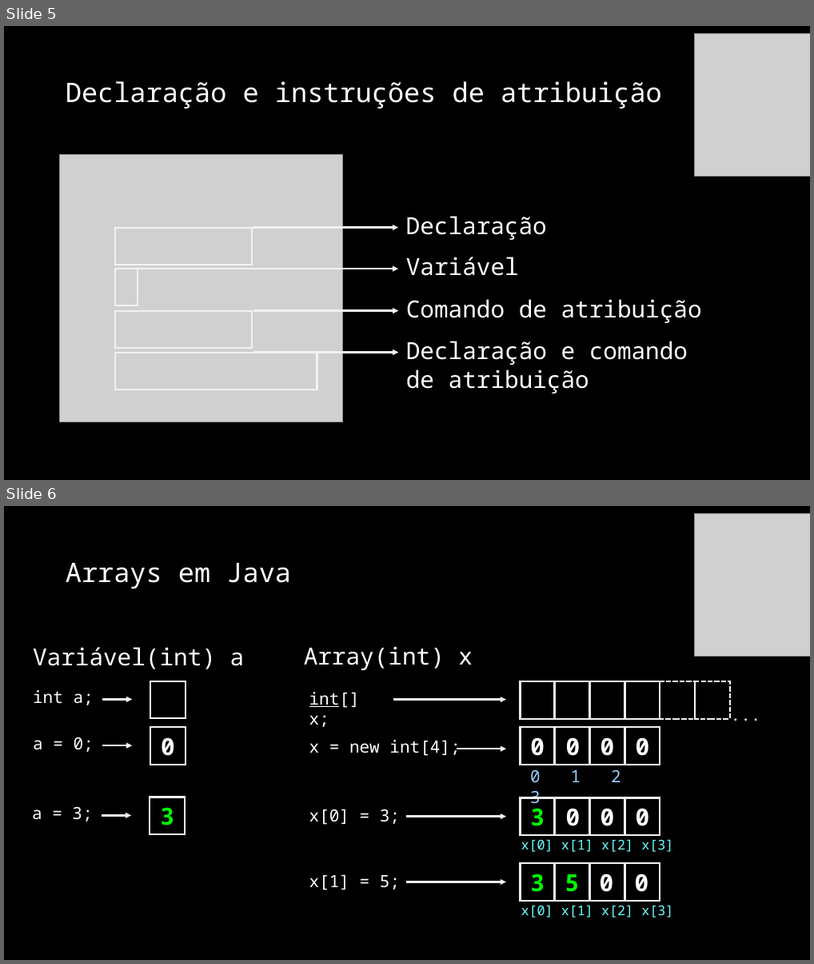
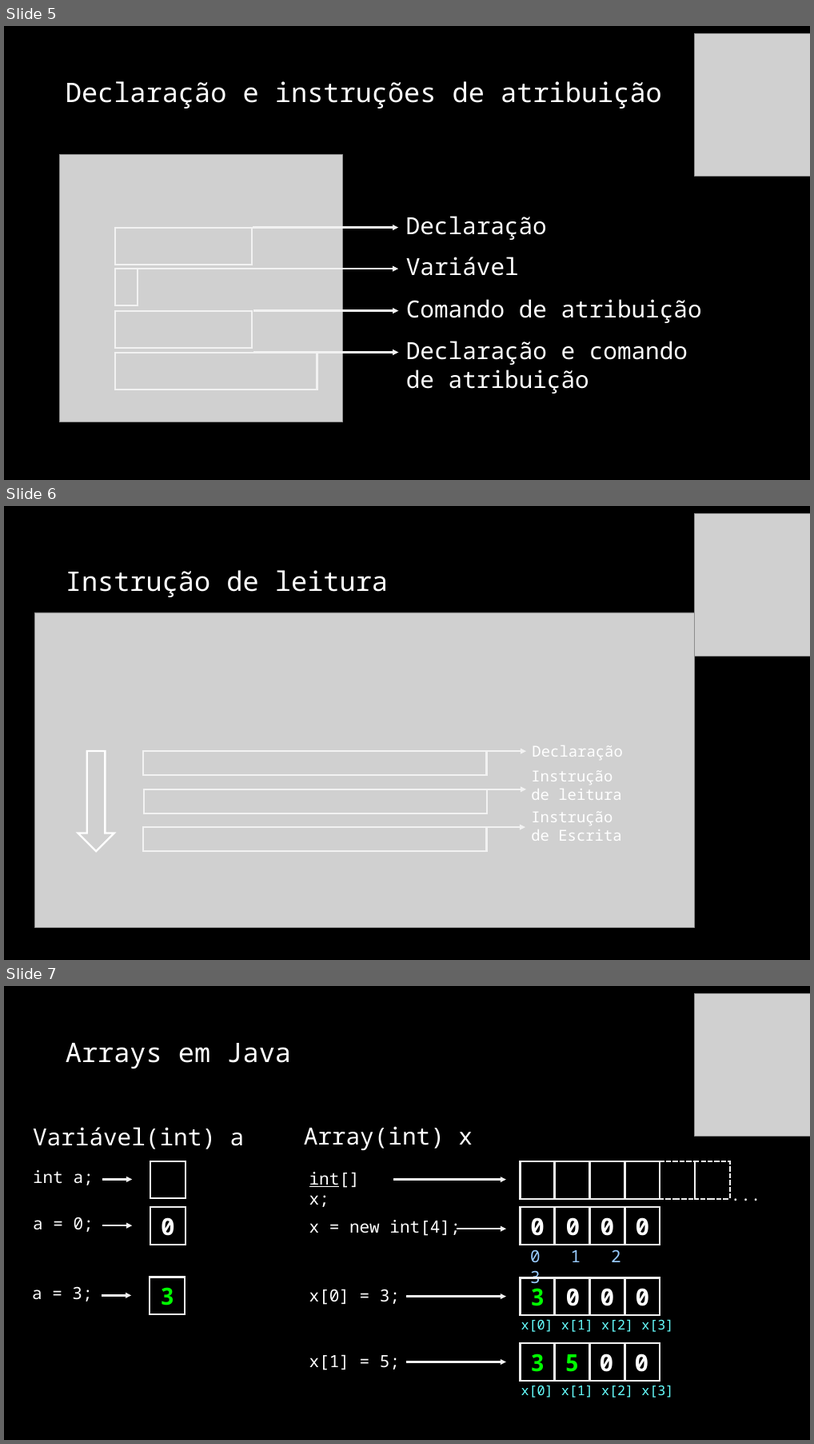
Before and after one commit to jrdutra/algoritmos, a slide deck: material_de_apoio/resumo_pratico.pptx. Shown one above the other, each under a label of ours: slides 5 and 6 before the commit, slides 5, 6 and 7 after it. The pictures are 814x964 and 814x1444 pixels, drawn with LibreOffice and Linux fonts; fonts in the diff are those of the drawing; grey boxes stand for pictures. Boxes give left, top, right and bottom in pixels: in the first picture for what was removed or moved away, otherwise in the second. Text is boxed around its words. In the diff, an @@ line names an element or a change of style, - is before the commit and + after.

```diff
--- a/material_de_apoio/resumo_pratico.pptx
+++ b/material_de_apoio/resumo_pratico.pptx
@@ slide 6 added at (4,506,810,960), background #000000 @@
@@ picture added at (695,513,810,656) @@
@@ title added at (66,570,388,597), 32 pt, text #FFFFFF @@
+Instrução de leitura
@@ picture added at (35,612,695,927) @@
@@ text added at (532,745,622,760), 18 pt, text #FFFFFF @@
+Declaração
@@ down arrow added at (78,751,114,851), outline #FFFFFF 2.25 pt @@
@@ rectangle added at (144,751,487,776), outline #F2F2F2 2 pt @@
@@ arrow added from (486, 751) to (526, 751), #F2F2F2 2.25 pt @@
@@ rectangle added at (144,789,487,813), outline #F2F2F2 2 pt @@
@@ arrow added from (486, 789) to (526, 789), #F2F2F2 2.25 pt @@
@@ text added at (531,771,622,800), 18 pt, text #FFFFFF @@
+Instrução
+de leitura
@@ text added at (531,812,622,840), 18 pt, text #FFFFFF @@
+Instrução
+de Escrita
@@ rectangle added at (144,827,487,851), outline #F2F2F2 2 pt @@
@@ arrow added from (486, 828) to (526, 828), #F2F2F2 2.25 pt @@
@@ what was slide 6 is now slide 7 @@
```
Also in this commit, not shown: 1 slide changed.
